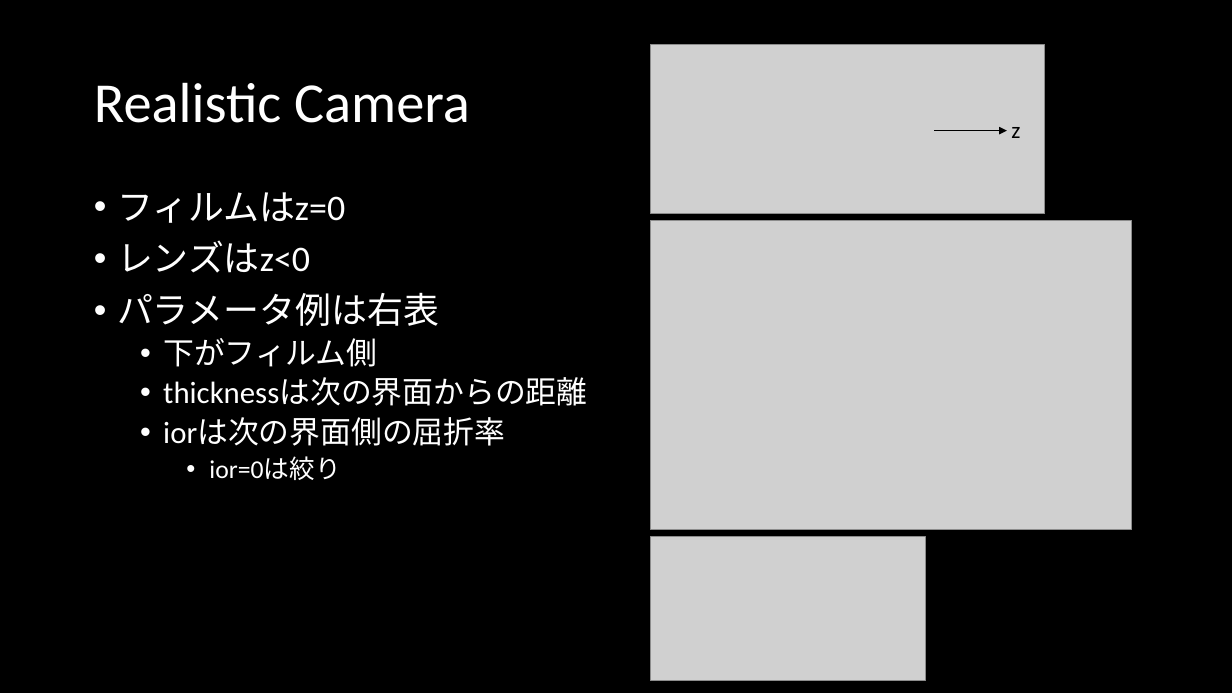
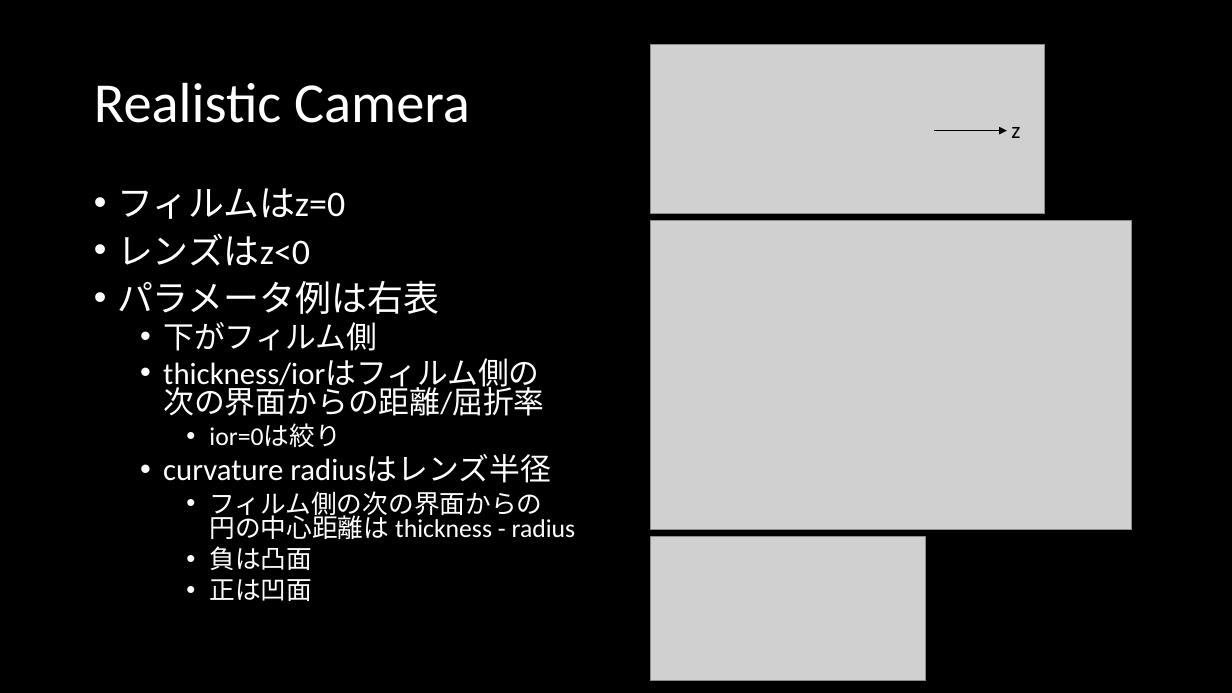
Before and after one commit to s141044/private, a slide deck: slide 1 of memo/Realistic Camera.pptx. Drawn at 1232x693 pixels with LibreOffice and Linux fonts; fonts in the diff are those of the drawing; grey boxes stand for pictures. Boxes give left, top, right and bottom in pixels: in the first picture for what was removed or moved away, otherwise in the second. Text is boxed around its words. In the diff, an @@ line names an element or a change of style, - is before the commit and + after.

Commit message:
realisticCameraを実装

```diff
--- a/memo/Realistic Camera.pptx
+++ b/memo/Realistic Camera.pptx
@@ text at (x1=117, y1=188, x2=439, y2=447): line spacing 0.9 to 0.8 @@
@@ text at (x1=163, y1=358, x2=544, y2=416): text changed @@
-  • thicknessは次の界面からの距離
-  • iorは次の界面側の屈折率
+  • thickness/iorはフィルム側の
+    次の界面からの距離/屈折率
@@ text at (x1=163, y1=455, x2=576, y2=601): paragraphs added @@
+  • curvature radiusはレンズ半径
+    • フィルム側の次の界面からの
+      円の中心距離は thickness - radius
+    • 負は凸面
+    • 正は凹面
```
Also in this commit, not shown: 1 other slide changed, 17 other files.
